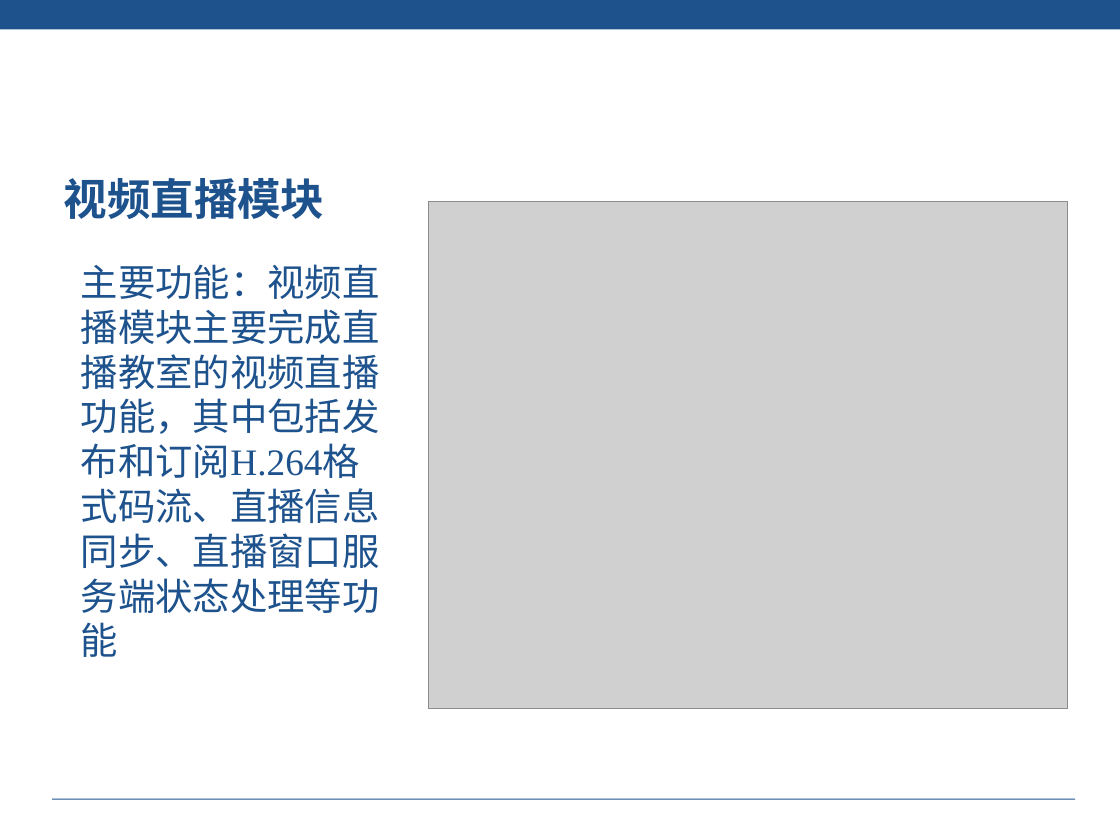
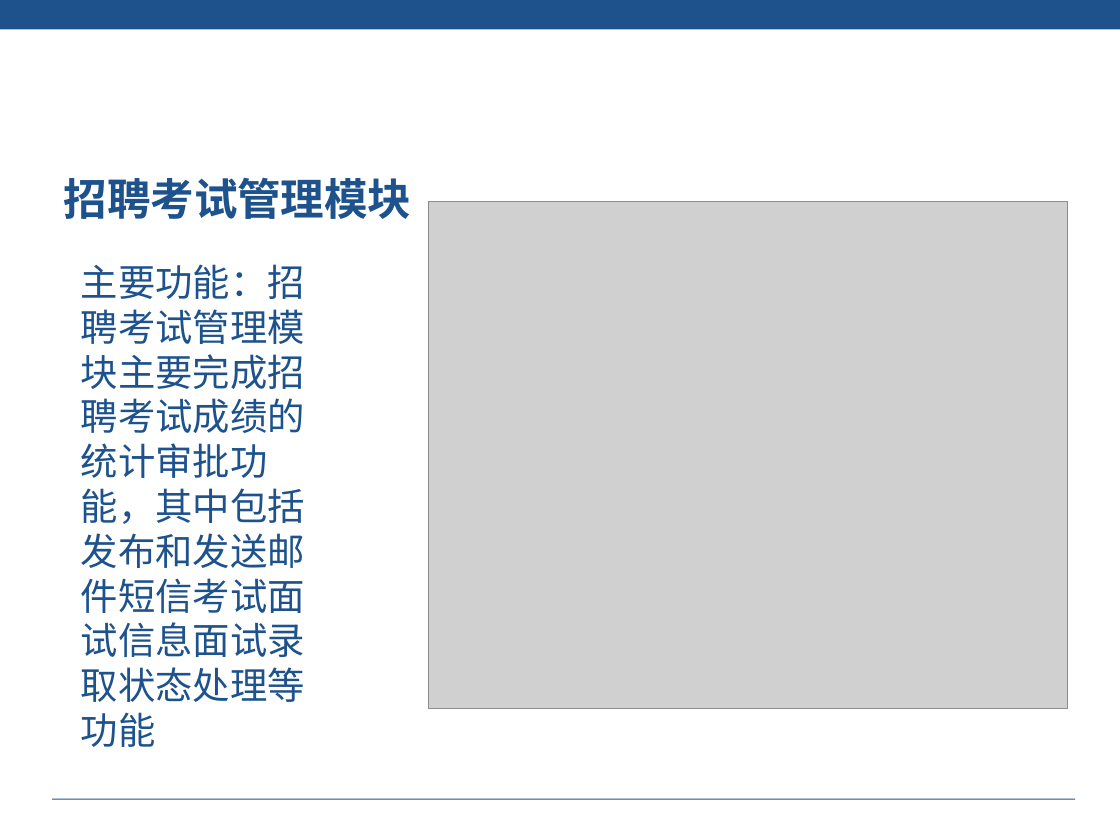
Before and after one commit to liuyanhao/hrAdmin, a slide deck: slide 41 of doc/刘熙财 -82- 答辩PPT.pptx (slide 39 before the commit). Drawn at 1120x840 pixels with LibreOffice and Linux fonts; fonts in the diff are those of the drawing; grey boxes stand for pictures; background and template pictures are left out. Boxes give left, top, right and bottom in pixels: in the first picture for what was removed or moved away, otherwise in the second. Text is boxed around its words. In the diff, an @@ line names an element or a change of style, - is before the commit and + after.

```diff
--- a/doc/刘熙财 -82- 答辩PPT.pptx
+++ b/doc/刘熙财 -82- 答辩PPT.pptx
@@ text at (64, 177, 412, 219): text changed @@
-视频直播模块
+招聘考试管理模块
@@ text at (81, 264, 305, 747): text changed @@
-主要功能：视频直播模块主要完成直播教室的视频直播功能，其中包括发布和订阅H.264格式码流、直播信息同步、直播窗口服务端状态处理等功能
+主要功能：招聘考试管理模块主要完成招聘考试成绩的统计审批功能，其中包括发布和发送邮件短信考试面试信息面试录取状态处理等功能
```
Also in this commit, not shown: 17 other slides changed, 19 slides added, 1 slide removed, 2 other files.
